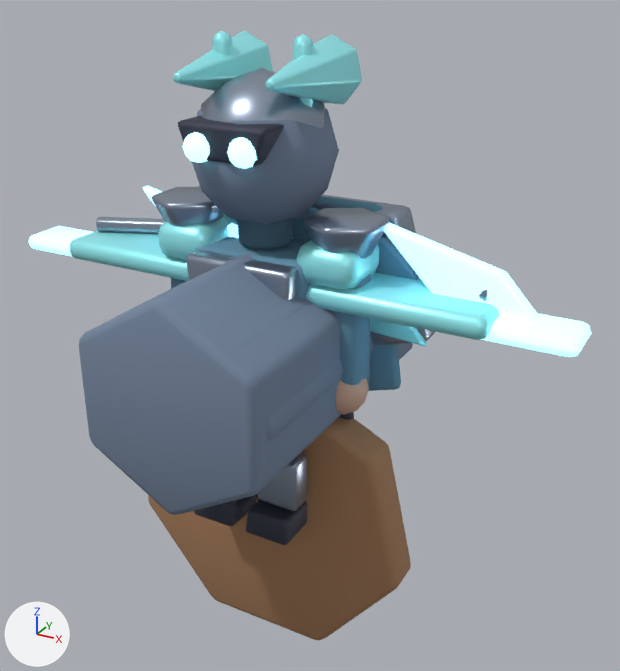
The Blender file assets-source/blender/characters/flyingColossus.blend, before and after one commit.
Both versions are drawn from a 50 mm camera at (1.82, -2.93, 2.39) aimed at (0.14, 0.13, 0.86). Every picture has the same lights, and +X, +Y and +Z are marked at lower left. The picture after the commit comes second.

The first picture shows 'LOD1_PROXY_body', 'LOD2_PROXY_body', 'LOD2_PROXY_head', 'crest.crown', 'head.colossusHorn.L', 'head.colossusHorn.R', 'shoulderCap.1', 'weapon.club', 'wing.-1.inner', 'wing.1.feather', 'wing.1.inner', 'wing.1.outer' and 27 more.
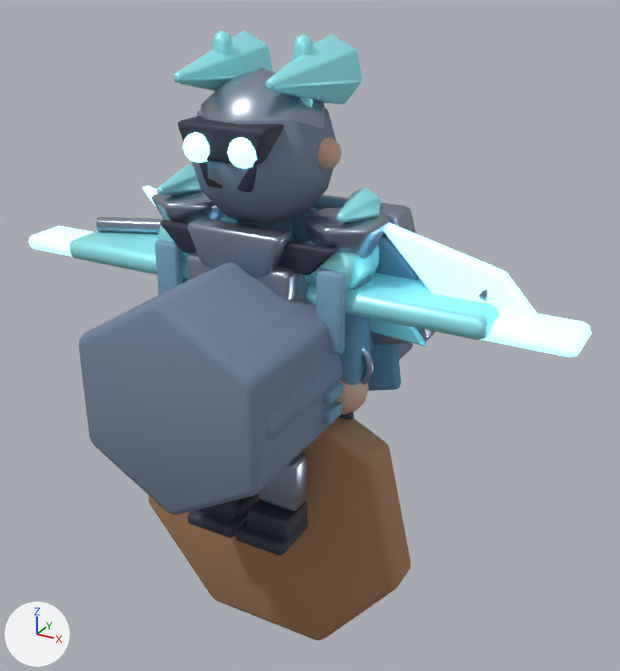
Pixel boxes [x1, y1, x2, y2] of what changed, in the pictures (620 x 671 px):
'collarFront', added: after [188, 218, 291, 278]
'armPanel.R', added (blue): after [316, 269, 346, 354]
'enemyShoulderTrim', added: after [160, 220, 338, 275]
'armPanel.L', added (blue): after [155, 240, 183, 295]
'shoulderSpike.R', added (cyan): after [337, 187, 380, 222]
'bootSole.R', added: after [235, 520, 308, 555]
'bootSole.L', added: after [187, 502, 257, 538]
'shoulderSpike.L', added (cyan): after [157, 164, 202, 196]
'ear.R', added (beige): after [317, 137, 342, 170]
'chinGuard', added: after [199, 161, 257, 192]
'weaponWrapA', added: after [322, 401, 343, 425]
'wristBand.R', added: after [361, 346, 374, 385]
'weaponWrapB', added: after [322, 382, 343, 405]
'shoulder.L', unchanged, covered by the edit: before [158, 214, 238, 260]; after [158, 214, 237, 260]
'torso', unchanged, covered by the edit: before [195, 236, 311, 298]; after [291, 239, 311, 298]

What changed in the scene script:
```text
Add me_enemyshouldertrimmesh_014:
    me_enemyshouldertrimmesh_014.from_pydata([(-0.42, 1.38, -0.025), (0.42, 1.38, -0.025), (0.3, 1.26, -0.025), (-0.3, 1.26, -0.025), (-0.42, 1.38, 0.025), (0.42, 1.38, 0.025), (0.3, 1.26, 0.025), (-0.3, 1.26, 0.025)], [], [(3, 2, 1, 0), (4, 5, 6, 7), (0, 1, 5, 4), (1, 2, 6, 5), (2, 3, 7, 6), (3, 0, 4, 7)])
    me_enemyshouldertrimmesh_014.polygons.foreach_set('use_smooth', [True] * 6)
    me_enemyshouldertrimmesh_014.materials.append(mat_mat_flyingcolossus_dark)  # greyish blue #3c3f50
Add me_chinguardmesh_024:
    me_chinguardmesh_024.from_pydata([(-0.14, 1.69, -0.055), (0.14, 1.69, -0.055), (0.1, 1.58, -0.055), (-0.1, 1.58, -0.055), (-0.14, 1.69, 0.055), (0.14, 1.69, 0.055), (0.1, 1.58, 0.055), (-0.1, 1.58, 0.055)], [], [(3, 2, 1, 0), (4, 5, 6, 7), (0, 1, 5, 4), (1, 2, 6, 5), (2, 3, 7, 6), (3, 0, 4, 7)])
    me_chinguardmesh_024.polygons.foreach_set('use_smooth', [True] * 6)
    me_chinguardmesh_024.materials.append(mat_mat_flyingcolossus_dark)  # greyish blue #3c3f50
Add me_collarfrontmesh_024:
    me_collarfrontmesh_024.from_pydata([(-0.22, 1.42, -0.06), (0.22, 1.42, -0.06), (0.16, 1.26, -0.06), (0.0, 1.2, -0.06), (-0.16, 1.26, -0.06), (-0.22, 1.42, 0.06), (0.22, 1.42, 0.06), (0.16, 1.26, 0.06), (0.0, 1.2, 0.06), (-0.16, 1.26, 0.06)], [], [(4, 3, 2, 1, 0), (5, 6, 7, 8, 9), (0, 1, 6, 5), (1, 2, 7, 6), (2, 3, 8, 7), (3, 4, 9, 8), (4, 0, 5, 9)])
    me_collarfrontmesh_024.polygons.foreach_set('use_smooth', [True] * 7)
    me_collarfrontmesh_024.materials.append(mat_mat_flyingcolossus_metal)  # grey #9eaabc
Add ob_shoulderspike_r:
    ob_shoulderspike_r = bpy.data.objects.new('shoulderSpike.R', me_cone_066)  # a 6-sided cut cone along z (radius 0.075 at the low end, 0.018 at the high end) spanning x -0.065..0.065, y -0.075..0.075, z -0.115..0.115; in mat_mat_flyingcolossus_accent (cyan #a0faff); modifiers BEVEL
    ob_shoulderspike_r.location = (0.42, -0.04, 1.5)
    ob_shoulderspike_r.rotation_euler = (1.571, 0.0, 0.0)  # degrees (90, 0, 0)
Add ob_shoulderspike_l:
    ob_shoulderspike_l = bpy.data.objects.new('shoulderSpike.L', me_cone_066.copy())  # modifiers BEVEL
    ob_shoulderspike_l.location = (-0.42, -0.04, 1.5)
    ob_shoulderspike_l.rotation_euler = (1.571, 0.0, 0.0)  # degrees (90, 0, 0)
Add ob_weaponwrapb:
    ob_weaponwrapb = bpy.data.objects.new('weaponWrapB', me_cube_759)  # a box spanning x -0.055..0.055, y -0.0275..0.0275, z -0.06..0.06; in mat_mat_flyingcolossus_leatherlight (blue #7494a8); modifiers BEVEL
    ob_weaponwrapb.location = (0.38, -0.18, 0.78)
    ob_weaponwrapb.rotation_euler = (1.571, 0.0, 0.0)  # degrees (90, 0, 0)
Add ob_weaponwrapa:
    ob_weaponwrapa = bpy.data.objects.new('weaponWrapA', me_cube_759.copy())  # modifiers BEVEL
    ob_weaponwrapa.location = (0.38, -0.18, 0.69)
    ob_weaponwrapa.rotation_euler = (1.571, 0.0, 0.0)  # degrees (90, 0, 0)
Add ob_enemyshouldertrim:
    ob_enemyshouldertrim = bpy.data.objects.new('enemyShoulderTrim', me_enemyshouldertrimmesh_014)  # modifiers BEVEL
    ob_enemyshouldertrim.location = (0.0, -0.16, 0.0)
    ob_enemyshouldertrim.rotation_euler = (1.571, 0.0, 0.0)  # degrees (90, 0, 0)
Add ob_bootsole_r:
    ob_bootsole_r = bpy.data.objects.new('bootSole.R', me_cube_757)  # a box spanning x -0.125..0.125, y -0.03..0.03, z -0.215..0.215; in mat_mat_flyingcolossus_dark (greyish blue #3c3f50); modifiers BEVEL
    ob_bootsole_r.location = (0.13, -0.12, 0.035)
    ob_bootsole_r.rotation_euler = (1.571, 0.0, 0.0)  # degrees (90, 0, 0)
Add ob_wristband_r:
    ob_wristband_r = bpy.data.objects.new('wristBand.R', me_torus_083)  # 60 vertices, 60 faces; spans x -0.128..0.128, y -0.128..0.128, z -0.022..0.022; in mat_mat_flyingcolossus_metal (grey #9eaabc); modifiers BEVEL
    ob_wristband_r.location = (0.39, -0.01, 0.84)
    ob_wristband_r.rotation_euler = (1.571, 0.0, 0.0)  # degrees (90, 0, 0)
Add ob_armpanel_r:
    ob_armpanel_r = bpy.data.objects.new('armPanel.R', me_cube_756)  # a box spanning x -0.06..0.06, y -0.17..0.17, z -0.022..0.022; in mat_mat_flyingcolossus_clothlight (blue #79a6bf); modifiers BEVEL
    ob_armpanel_r.location = (0.39, -0.16, 1.12)
    ob_armpanel_r.rotation_euler = (1.571, 0.0, 0.0)  # degrees (90, 0, 0)
Add ob_bootsole_l:
    ob_bootsole_l = bpy.data.objects.new('bootSole.L', me_cube_757.copy())  # modifiers BEVEL
    ob_bootsole_l.location = (-0.13, -0.12, 0.035)
    ob_bootsole_l.rotation_euler = (1.571, 0.0, 0.0)  # degrees (90, 0, 0)
Add ob_armpanel_l:
    ob_armpanel_l = bpy.data.objects.new('armPanel.L', me_cube_756.copy())  # modifiers BEVEL
    ob_armpanel_l.location = (-0.39, -0.16, 1.12)
    ob_armpanel_l.rotation_euler = (1.571, 0.0, 0.0)  # degrees (90, 0, 0)
Add ob_ear_r:
    ob_ear_r = bpy.data.objects.new('ear.R', me_icosphere_387)  # an icosphere of 80 faces spanning x -0.0618..0.0618, y -0.065..0.065, z -0.065..0.065; in mat_mat_flyingcolossus_skin (beige #cea690); modifiers BEVEL
    ob_ear_r.location = (0.275, 0.0, 1.7)
    ob_ear_r.rotation_euler = (1.571, 0.0, 0.0)  # degrees (90, 0, 0)
Add ob_chinguard:
    ob_chinguard = bpy.data.objects.new('chinGuard', me_chinguardmesh_024)  # modifiers BEVEL
    ob_chinguard.location = (0.0, -0.215, 0.0)
    ob_chinguard.rotation_euler = (1.571, 0.0, 0.0)  # degrees (90, 0, 0)
Add ob_collarfront:
    ob_collarfront = bpy.data.objects.new('collarFront', me_collarfrontmesh_024)  # modifiers BEVEL
    ob_collarfront.location = (0.0, -0.2, 0.0)
    ob_collarfront.rotation_euler = (1.571, 0.0, 0.0)  # degrees (90, 0, 0)
```
